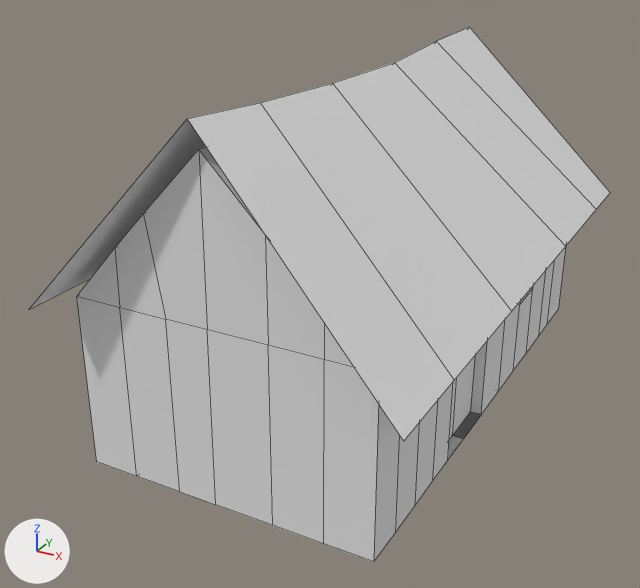
The FBX model Assets/Models/Huilquilemu/Generics/Cochero_House1.fbx, before and after one commit.
The view is the same before and after, from a 50 mm camera at (16.3, -34.3, 21.1) aimed at (-1.5, -1.8, 4.9). Arrows for +X, +Y and +Z are at lower left; the lights stay in place. The picture after the commit comes second. Mesh edges are drawn as thin lines. Where no turn or scale is listed for an object, it has been applied to the vertices.
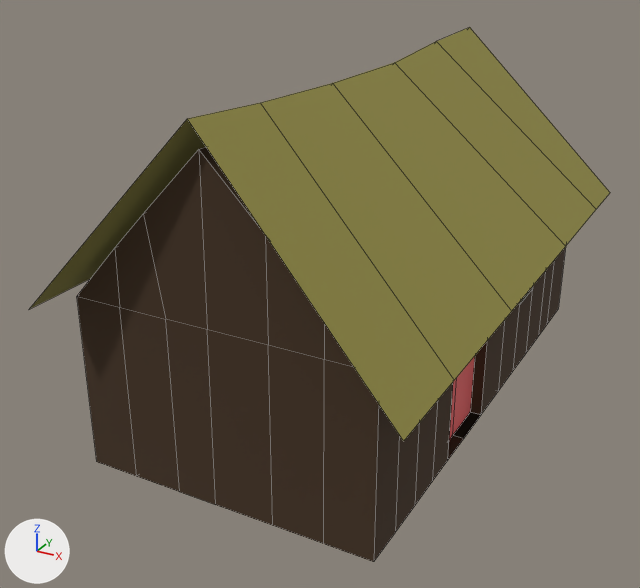
Diff of the bpy script that builds the scene:
```diff
--- a/Assets/Models/Huilquilemu/Generics/Cochero_House1.fbx.py
+++ b/Assets/Models/Huilquilemu/Generics/Cochero_House1.fbx.py
@@ mat_ventana @@
+mat_ventana = principled_material('Ventana')
+mat_ventana.base_color = (0.128, 0.777, 0.8)  # cyan #64e4e7
+mat_ventana.roughness = 0.142
@@ mat_paja @@
+mat_paja = principled_material('Paja')
+mat_paja.base_color = (0.3, 0.269, 0.059)  # yellow #958e45
+mat_paja.roughness = 0.839
@@ mat_muro @@
+mat_muro = principled_material('Muro')
+mat_muro.base_color = (0.0579, 0.0306, 0.0131)  # brown #44311e
+mat_muro.roughness = 0.945
@@ mat_puerta @@
+mat_puerta = principled_material('Puerta')
+mat_puerta.base_color = (0.8, 0.0709, 0.0767)  # red #e74b4e
@@ me_plane_001 @@
 me_plane_001.from_pydata(...)  # 235 vertices, 222 faces; spans x -7.6..7.4, y -13.4..14.4, z -5.5..9.6
 # used by ob_plane; location = (0.32, -0.05, 5.48)
+# me_plane_001 part 1: 6 of the faces centred in x -4.3..3.3, y 0.7..11.8, z 5.1..5.8 switch from mat_material_002 (white #e7e7e7) to mat_paja (yellow #958e45)
+# me_plane_001 part 2: 4 of the faces centred in x -4.2..3.3, y -10.7..-5.2, z 5.1..5.7 switch from mat_material_002 (white #e7e7e7) to mat_paja (yellow #958e45)
+# me_plane_001 part 3: 208 of the faces centred in x -7.0..5.7, y -11.6..12.6, z -5.5..7.2 switch from mat_material_002 (white #e7e7e7) to mat_muro (brown #44311e)
+# me_plane_001 part 4: all 2 faces centred in x 5.2, y -3.6..-1.5, z -2.4 switch from mat_material_002 (white #e7e7e7) to mat_puerta (red #e74b4e)
+me_plane_001.materials.append(mat_ventana)  # cyan #64e4e7
```

What differs and where, as boxes (x1, y1, x2, y2) in the pictures (640 x 588 px):
part 1 of me_plane_001, recoloured (white to yellow)
    both: (333, 27, 610, 311)
part 2 of me_plane_001, recoloured (white to yellow)
    both: (30, 83, 512, 441)
part 3 of me_plane_001, recoloured (white to brown)
    both: (77, 147, 566, 562)
part 4 of me_plane_001, recoloured (white to red)
    both: (449, 356, 475, 440)
